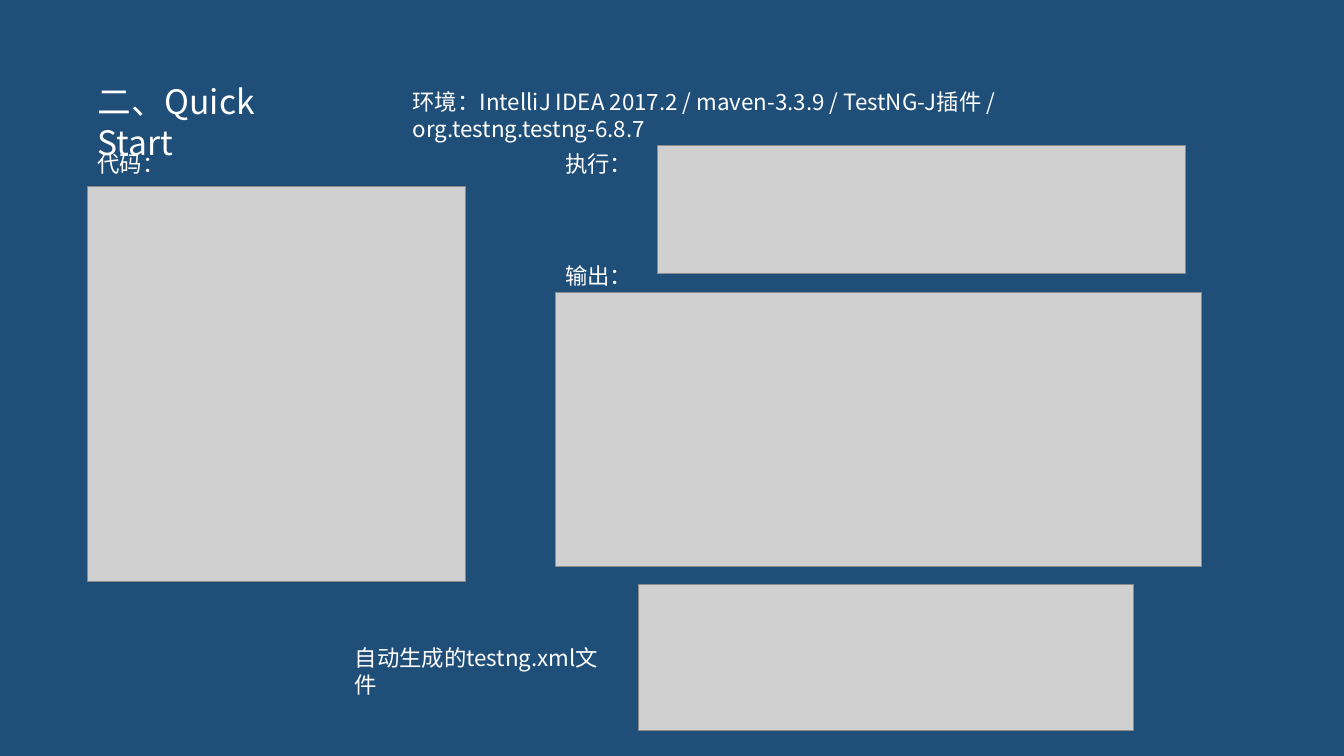
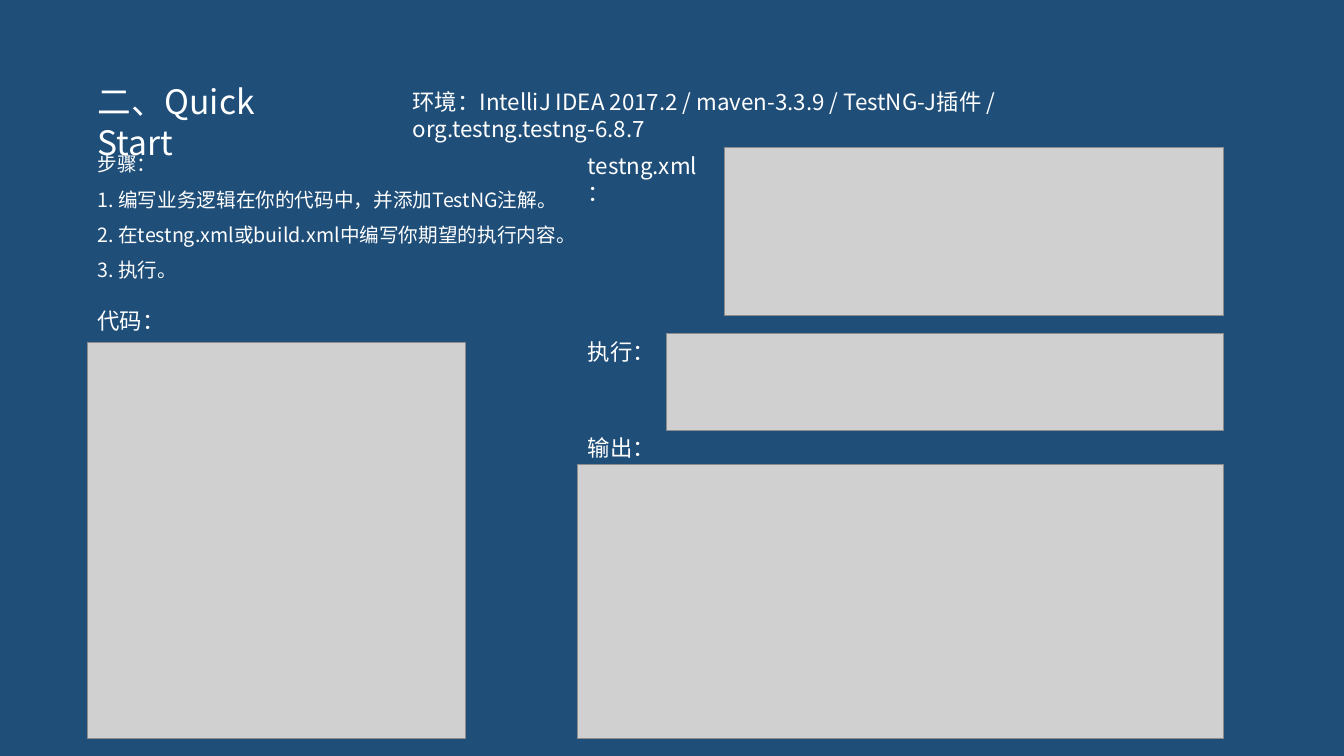
Before and after one commit to pertrichor/hello-testng, a slide deck: slide 4 of demo-server/doc/testNG介绍.pptx. Drawn at 1344x756 pixels with LibreOffice and Linux fonts; fonts in the diff are those of the drawing; grey boxes stand for pictures. Boxes give left, top, right and bottom in pixels: in the first picture for what was removed or moved away, otherwise in the second. Text is boxed around its words. In the diff, an @@ line names an element or a change of style, - is before the commit and + after.

```diff
--- a/demo-server/doc/testNG介绍.pptx
+++ b/demo-server/doc/testNG介绍.pptx
@@ picture: place and size @@
-picture at (657, 146, 1186, 274)
+picture at (725, 147, 1224, 316)
@@ text added at (97, 151, 575, 279), 14 pt, text #FFFFFF @@
+步骤：
+1. 编写业务逻辑在你的代码中，并添加TestNG注解。
+2. 在testng.xml或build.xml中编写你期望的执行内容。
+3. 执行。
@@ text added at (588, 156, 697, 179), 16 pt, text #FFFFFF @@
+testng.xml：
@@ text "代码：": place and size @@
-text "代码：" at (97, 150, 164, 174)
+text "代码：" at (97, 310, 164, 331)
@@ picture: place and size @@
-picture at (88, 187, 466, 583)
+picture at (88, 343, 466, 739)
@@ text "执行：": place and size @@
-text "执行：" at (565, 153, 632, 174)
+text "执行：" at (588, 341, 655, 362)
@@ picture added at (666, 334, 1224, 431) @@
@@ text "输出：": place and size @@
-text "输出：" at (565, 265, 632, 286)
+text "输出：" at (588, 437, 655, 458)
@@ picture: place and size @@
-picture at (556, 292, 1202, 567)
+picture at (578, 465, 1224, 739)
@@ picture removed at (639, 585, 1134, 731) @@
@@ text removed at (355, 647, 599, 672) @@
-自动生成的testng.xml文件
```
Also in this commit, not shown: 4 other slides changed, 19 slides added, 1 slide removed, 8 other files.
